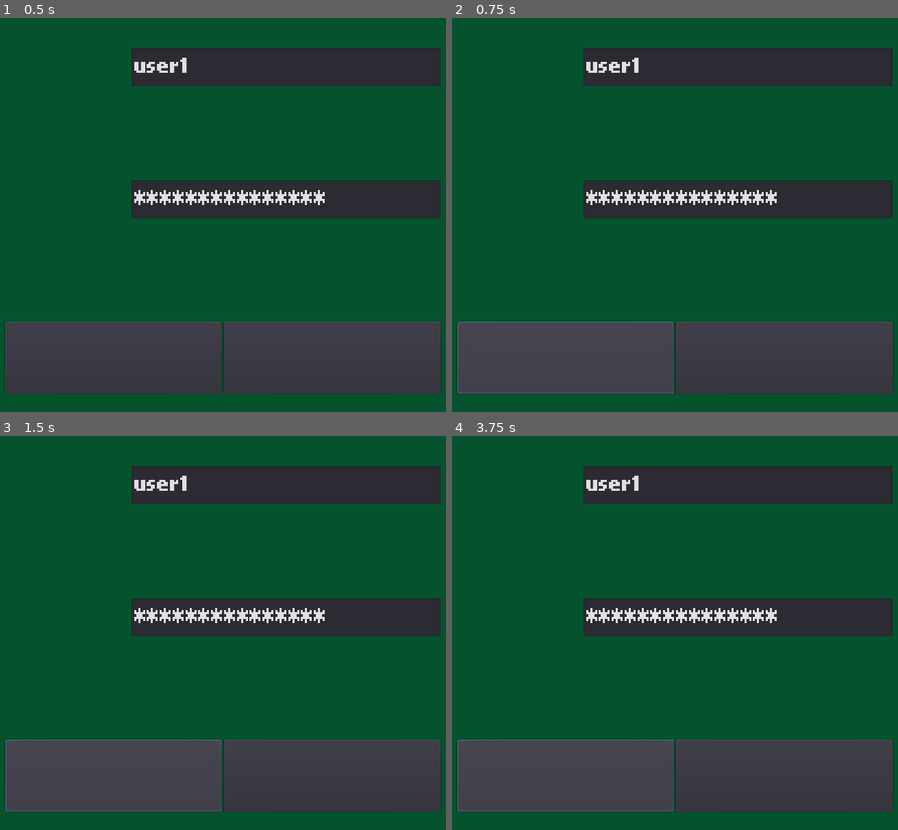
Above: before the commit, frames 1-4 (two rows, left to right).
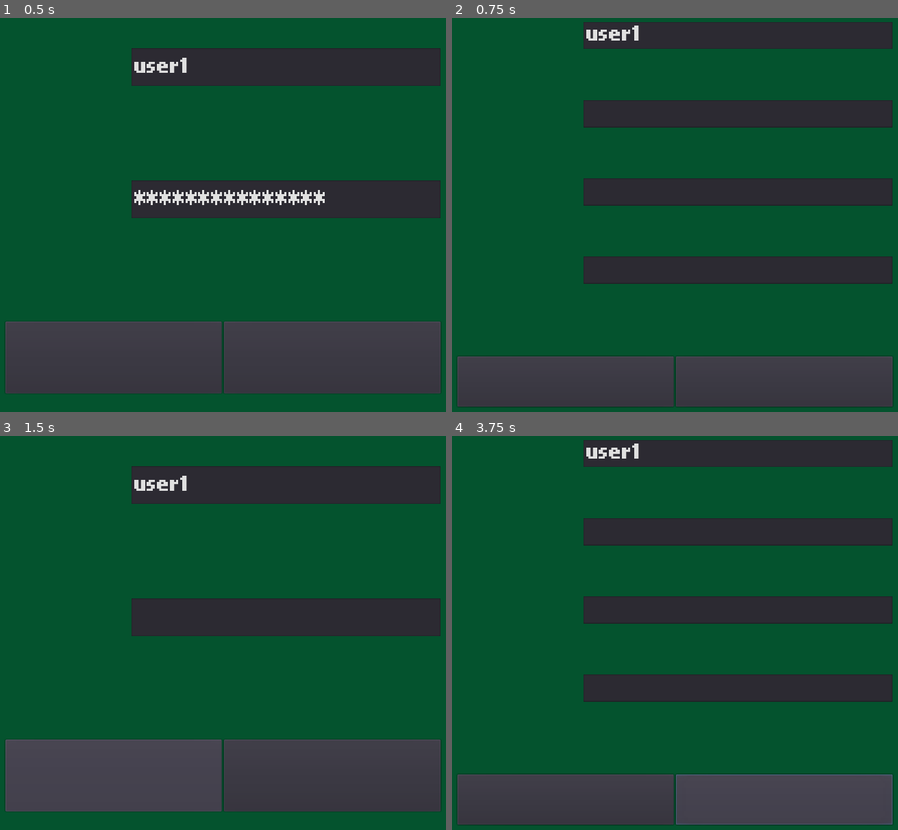
Above: after the commit, the same moments.

Repository: UPDCS192Group4/PusoyDosOnline
Game: Godot game, scene res://Login.tscn
Same seed, same stepped clock (60 frames per second), same inputs: the game is played once before the commit and once after it. This scene is started directly instead of the project's main scene.
Inputs (mouse positions are in pixels of both pictures, inside the frame that each line leads up to):
- Up to frame 1 (0.5 s): no input
- Up to frame 2 (0.75 s): click "REGISTER" at 0.5 s
- Up to frame 3 (1.5 s): click (111, 798) at 1.25 s, where only the run after the commit has a clickable "BACK"
- Up to frame 4 (3.75 s): click "LOGIN" at 2 s; click "REGISTER" at 2.75 s; click "REGISTER" at 3.5 s

Frame 1 is identical in both runs. In frame 2, 36% of the frame differs, in the area x 1-99%, y 1-99%; in frame 3, 1.0%; in frame 4, 36%.

Commit message:
Add login functionality and register panel

Diff:
--- a/project/Login.gd
+++ b/project/Login.gd
@@ -1,20 +1,51 @@
 extends Control
 
+var home_scene = preload("res://Home.tscn")
 
+var login_panel
 var userfield
 var usererr
 var passfield
 var passerr
 
+var reg_panel
+var reg_userfield
+var reg_usererr
+var reg_emailfield
+var reg_emailerr
+var reg_passfield
+var reg_passerr
+var reg_conffield
+var reg_conferr
+
+
+
 # Called when the node enters the scene tree for the first time.
 func _ready():
+	login_panel = get_node("A/B/Login")
 	userfield = get_node("A/B/Login/UserBox/Username/LineEdit")
 	usererr = get_node("A/B/Login/UserBox/UserError/RichTextLabel")
 	passfield = get_node("A/B/Login/PassBox/Password/LineEdit")
 	passerr = get_node("A/B/Login/PassBox/PassError/RichTextLabel")
 
+	reg_panel = get_node("A/B/Register")
+	reg_userfield = get_node("A/B/Register/UserBox/Username/LineEdit")
+	reg_usererr = get_node("A/B/Register/UserBox/UserError/RichTextLabel")
+	reg_passfield = get_node("A/B/Register/PassBox/Password/LineEdit")
+	reg_passerr = get_node("A/B/Register/PassBox/PassError/RichTextLabel")
+	reg_emailfield = get_node("A/B/Register/EmailBox/Email/LineEdit")
+	reg_emailerr = get_node("A/B/Register/EmailBox/EmailError/RichTextLabel")
+	reg_conffield = get_node("A/B/Register/ConfBox/Confirm/LineEdit")
+	reg_conferr = get_node("A/B/Register/ConfBox/ConfError/RichTextLabel")
+
 	usererr.text = ""
 	passerr.text = ""
+	reg_usererr.text = ""
+	reg_passerr.text = ""
+	reg_emailerr.text = ""
+	reg_conferr.text = ""
+	login_panel.show()
+	reg_panel.hide()
 
 func userValid(username):
 	return true
@@ -23,6 +54,8 @@
 	return true
 
 func _on_Login_pressed():
+	usererr.text = ""
+	passerr.text = ""
 	var username = userfield.text
 	var password = passfield.text
 	if (userValid(username) and userValid(password)):
@@ -42,11 +75,43 @@
 	var json = JSON.parse(body.get_string_from_utf8())
 	print("b", json.result)
 	print()
+	if(response_code == 200):
+		AccountInfo.setToken(json.result["access"])
+		get_tree().change_scene_to(home_scene)
+	if(response_code == 401):
+		usererr.text = json.result["detail"]
 
 func _on_ToReg_pressed():
 	# Test
-	$RegisterRequest.request("http://www.mocky.io/v2/5185415ba171ea3a00704eed")
+	reg_userfield.text = userfield.text
+	reg_emailfield.text = ""
+	reg_passfield.text = ""
+	reg_conffield.text = ""
+	login_panel.hide()
+	reg_panel.show()
+
+func _on_ToLogin_pressed():
+	userfield.text = reg_userfield.text
+	passfield.text = ""
+	reg_panel.hide()
+	login_panel.show()
+
+func _on_Register_pressed():
+	var username = reg_userfield.text
+	var email = reg_emailfield.text
+	var password = reg_passfield.text
+	var confirm = reg_conffield.text
+	if(userValid(username) and passValid(password)):
+		_register(username, email, password, confirm)
+
+
+func _register(username, email, password, confirm):
+	pass
 
 func _on_RegisterRequest_request_completed(result, response_code, headers, body):
 	var json = JSON.parse(body.get_string_from_utf8())
 	print(json.result)
+
+# REFERENCES
+### HTTPRequest and HTTPClient Documentation
+### Some godot forum explaining how to do POST request
--- a/project/Login.tscn
+++ b/project/Login.tscn
@@ -236,6 +236,302 @@
 size_flags_vertical = 3
 size_flags_stretch_ratio = 0.2
 
+[node name="Register" type="VBoxContainer" parent="A/B"]
+visible = false
+margin_left = 513.0
+margin_right = 963.0
+margin_bottom = 897.0
+size_flags_horizontal = 3
+size_flags_vertical = 3
+size_flags_stretch_ratio = 8.0
+
+[node name="DummyBox" type="HBoxContainer" parent="A/B/Register"]
+margin_right = 450.0
+margin_bottom = 113.0
+size_flags_horizontal = 3
+size_flags_vertical = 3
+size_flags_stretch_ratio = 0.4
+
+[node name="DummyBox2" type="HBoxContainer" parent="A/B/Register/DummyBox"]
+margin_right = 176.0
+margin_bottom = 113.0
+size_flags_horizontal = 3
+size_flags_vertical = 3
+size_flags_stretch_ratio = 0.2
+
+[node name="RichTextLabel" type="RichTextLabel" parent="A/B/Register/DummyBox"]
+margin_left = 180.0
+margin_right = 269.0
+margin_bottom = 113.0
+size_flags_horizontal = 3
+size_flags_vertical = 3
+size_flags_stretch_ratio = 0.1
+custom_fonts/normal_font = ExtResource( 1 )
+text = "REGISTER"
+scroll_active = false
+
+[node name="DummyBox" type="HBoxContainer" parent="A/B/Register/DummyBox"]
+margin_left = 273.0
+margin_right = 450.0
+margin_bottom = 113.0
+size_flags_horizontal = 3
+size_flags_vertical = 3
+size_flags_stretch_ratio = 0.2
+
+[node name="UserBox" type="VBoxContainer" parent="A/B/Register"]
+margin_top = 117.0
+margin_right = 450.0
+margin_bottom = 259.0
+size_flags_horizontal = 3
+size_flags_vertical = 3
+size_flags_stretch_ratio = 0.5
+
+[node name="Username" type="HBoxContainer" parent="A/B/Register/UserBox"]
+margin_right = 450.0
+margin_bottom = 50.0
+size_flags_horizontal = 3
+size_flags_vertical = 3
+
+[node name="RichTextLabel" type="RichTextLabel" parent="A/B/Register/UserBox/Username"]
+margin_right = 127.0
+margin_bottom = 50.0
+size_flags_horizontal = 3
+size_flags_vertical = 3
+size_flags_stretch_ratio = 0.4
+custom_fonts/normal_font = ExtResource( 1 )
+text = "Username"
+scroll_active = false
+
+[node name="LineEdit" type="LineEdit" parent="A/B/Register/UserBox/Username"]
+margin_left = 131.0
+margin_right = 450.0
+margin_bottom = 50.0
+size_flags_horizontal = 3
+size_flags_vertical = 3
+custom_fonts/font = ExtResource( 2 )
+text = "user1"
+
+[node name="UserError" type="VBoxContainer" parent="A/B/Register/UserBox"]
+margin_top = 54.0
+margin_right = 450.0
+margin_bottom = 142.0
+size_flags_horizontal = 3
+size_flags_vertical = 3
+size_flags_stretch_ratio = 1.8
+
+[node name="RichTextLabel" type="RichTextLabel" parent="A/B/Register/UserBox/UserError"]
+margin_right = 450.0
+margin_bottom = 88.0
+size_flags_horizontal = 3
+size_flags_vertical = 3
+size_flags_stretch_ratio = 0.32
+custom_colors/default_color = Color( 1, 0, 0, 1 )
+custom_fonts/normal_font = ExtResource( 1 )
+text = "ERROR MESSAGE HERE"
+
+[node name="EmailBox" type="VBoxContainer" parent="A/B/Register"]
+margin_top = 263.0
+margin_right = 450.0
+margin_bottom = 405.0
+size_flags_horizontal = 3
+size_flags_vertical = 3
+size_flags_stretch_ratio = 0.5
+
+[node name="Email" type="HBoxContainer" parent="A/B/Register/EmailBox"]
+margin_right = 450.0
+margin_bottom = 50.0
+size_flags_horizontal = 3
+size_flags_vertical = 3
+
+[node name="RichTextLabel" type="RichTextLabel" parent="A/B/Register/EmailBox/Email"]
+margin_right = 127.0
+margin_bottom = 50.0
+size_flags_horizontal = 3
+size_flags_vertical = 3
+size_flags_stretch_ratio = 0.4
+custom_fonts/normal_font = ExtResource( 1 )
+text = "Email"
+scroll_active = false
+
+[node name="LineEdit" type="LineEdit" parent="A/B/Register/EmailBox/Email"]
+margin_left = 131.0
+margin_right = 450.0
+margin_bottom = 50.0
+size_flags_horizontal = 3
+size_flags_vertical = 3
+custom_fonts/font = ExtResource( 2 )
+text = "user1"
+
+[node name="EmailError" type="VBoxContainer" parent="A/B/Register/EmailBox"]
+margin_top = 54.0
+margin_right = 450.0
+margin_bottom = 142.0
+size_flags_horizontal = 3
+size_flags_vertical = 3
+size_flags_stretch_ratio = 1.8
+
+[node name="RichTextLabel" type="RichTextLabel" parent="A/B/Register/EmailBox/EmailError"]
+margin_right = 450.0
+margin_bottom = 88.0
+size_flags_horizontal = 3
+size_flags_vertical = 3
+size_flags_stretch_ratio = 0.32
+custom_colors/default_color = Color( 1, 0, 0, 1 )
+custom_fonts/normal_font = ExtResource( 1 )
+text = "ERROR MESSAGE HERE"
+
+[node name="DummyBox2" type="VBoxContainer" parent="A/B/Register"]
+visible = false
+margin_top = 373.0
+margin_right = 813.0
+margin_bottom = 409.0
+size_flags_horizontal = 3
+size_flags_vertical = 3
+size_flags_stretch_ratio = 0.09
+
+[node name="PassBox" type="VBoxContainer" parent="A/B/Register"]
+margin_top = 409.0
+margin_right = 450.0
+margin_bottom = 551.0
+size_flags_horizontal = 3
+size_flags_vertical = 3
+size_flags_stretch_ratio = 0.5
+
+[node name="Password" type="HBoxContainer" parent="A/B/Register/PassBox"]
+margin_right = 450.0
+margin_bottom = 50.0
+size_flags_horizontal = 3
+size_flags_vertical = 3
+
+[node name="RichTextLabel" type="RichTextLabel" parent="A/B/Register/PassBox/Password"]
+margin_right = 127.0
+margin_bottom = 50.0
+size_flags_horizontal = 3
+size_flags_vertical = 3
+size_flags_stretch_ratio = 0.4
+custom_fonts/normal_font = ExtResource( 1 )
+text = "Password"
+scroll_active = false
+
+[node name="LineEdit" type="LineEdit" parent="A/B/Register/PassBox/Password"]
+margin_left = 131.0
+margin_right = 450.0
+margin_bottom = 50.0
+size_flags_horizontal = 3
+size_flags_vertical = 3
+custom_fonts/font = ExtResource( 2 )
+text = "samplepass1word"
+secret = true
+
+[node name="PassError" type="VBoxContainer" parent="A/B/Register/PassBox"]
+margin_top = 54.0
+margin_right = 450.0
+margin_bottom = 142.0
+size_flags_horizontal = 3
+size_flags_vertical = 3
+size_flags_stretch_ratio = 1.8
+
+[node name="RichTextLabel" type="RichTextLabel" parent="A/B/Register/PassBox/PassError"]
+margin_right = 450.0
+margin_bottom = 88.0
+size_flags_horizontal = 3
+size_flags_vertical = 3
+size_flags_stretch_ratio = 0.32
+custom_colors/default_color = Color( 1, 0, 0, 1 )
+custom_fonts/normal_font = ExtResource( 1 )
+text = "error message here"
+
+[node name="ConfBox" type="VBoxContainer" parent="A/B/Register"]
+margin_top = 555.0
+margin_right = 450.0
+margin_bottom = 697.0
+size_flags_horizontal = 3
+size_flags_vertical = 3
+size_flags_stretch_ratio = 0.5
+
+[node name="Confirm" type="HBoxContainer" parent="A/B/Register/ConfBox"]
+margin_right = 450.0
+margin_bottom = 50.0
+size_flags_horizontal = 3
+size_flags_vertical = 3
+
+[node name="RichTextLabel" type="RichTextLabel" parent="A/B/Register/ConfBox/Confirm"]
+margin_right = 127.0
+margin_bottom = 50.0
+size_flags_horizontal = 3
+size_flags_vertical = 3
+size_flags_stretch_ratio = 0.4
+custom_fonts/normal_font = ExtResource( 1 )
+text = "Password"
+scroll_active = false
+
+[node name="LineEdit" type="LineEdit" parent="A/B/Register/ConfBox/Confirm"]
+margin_left = 131.0
+margin_right = 450.0
+margin_bottom = 50.0
+size_flags_horizontal = 3
+size_flags_vertical = 3
+custom_fonts/font = ExtResource( 2 )
+text = "samplepass1word"
+secret = true
+
+[node name="ConfError" type="VBoxContainer" parent="A/B/Register/ConfBox"]
+margin_top = 54.0
+margin_right = 450.0
+margin_bottom = 142.0
+size_flags_horizontal = 3
+size_flags_vertical = 3
+size_flags_stretch_ratio = 1.8
+
+[node name="RichTextLabel" type="RichTextLabel" parent="A/B/Register/ConfBox/ConfError"]
+margin_right = 450.0
+margin_bottom = 88.0
+size_flags_horizontal = 3
+size_flags_vertical = 3
+size_flags_stretch_ratio = 0.32
+custom_colors/default_color = Color( 0.396078, 0.396078, 0.396078, 1 )
+custom_fonts/normal_font = ExtResource( 1 )
+text = "Confirm Password"
+
+[node name="DummyBox3" type="VBoxContainer" parent="A/B/Register"]
+margin_top = 701.0
+margin_right = 450.0
+margin_bottom = 738.0
+size_flags_horizontal = 3
+size_flags_vertical = 3
+size_flags_stretch_ratio = 0.13
+
+[node name="Buttons" type="HBoxContainer" parent="A/B/Register"]
+margin_top = 742.0
+margin_right = 450.0
+margin_bottom = 836.0
+size_flags_horizontal = 3
+size_flags_vertical = 3
+size_flags_stretch_ratio = 0.33
+
+[node name="ToLogin" type="Button" parent="A/B/Register/Buttons"]
+margin_right = 223.0
+margin_bottom = 94.0
+size_flags_horizontal = 3
+custom_fonts/font = ExtResource( 1 )
+text = "BACK"
+
+[node name="Register" type="Button" parent="A/B/Register/Buttons"]
+margin_left = 227.0
+margin_right = 450.0
+margin_bottom = 94.0
+size_flags_horizontal = 3
+custom_fonts/font = ExtResource( 1 )
+text = "REGISTER"
+
+[node name="DummyBox4" type="VBoxContainer" parent="A/B/Register"]
+margin_top = 840.0
+margin_right = 450.0
+margin_bottom = 897.0
+size_flags_horizontal = 3
+size_flags_vertical = 3
+size_flags_stretch_ratio = 0.2
+
 [node name="DummyBox2" type="VBoxContainer" parent="A/B"]
 margin_left = 922.0
 margin_right = 1024.0
@@ -256,5 +552,7 @@
 
 [connection signal="pressed" from="A/B/Login/Buttons/ToReg" to="." method="_on_ToReg_pressed"]
 [connection signal="pressed" from="A/B/Login/Buttons/Login" to="." method="_on_Login_pressed"]
+[connection signal="pressed" from="A/B/Register/Buttons/ToLogin" to="." method="_on_ToLogin_pressed"]
+[connection signal="pressed" from="A/B/Register/Buttons/Register" to="." method="_on_Register_pressed"]
 [connection signal="request_completed" from="LoginRequest" to="." method="_on_LoginRequest_request_completed"]
 [connection signal="request_completed" from="RegisterRequest" to="." method="_on_RegisterRequest_request_completed"]
--- a/project/project.godot
+++ b/project/project.godot
@@ -27,6 +27,7 @@
 [autoload]
 
 URLs="*res://singletons/URLs.gd"
+AccountInfo="*res://singletons/Account.gd"
 
 [display]
 
--- a/project/singletons/Account.gd
+++ b/project/singletons/Account.gd
@@ -1,11 +1,13 @@
 extends Node
 
-var
+var logged_in = false
+var _token = ""
 
 func _ready():
-	pass # Replace with function body.
+	pass
 
+func getToken():
+	return _token
 
-# Called every frame. 'delta' is the elapsed time since the previous frame.
-#func _process(delta):
-#	pass
+func setToken(token):
+	_token = token
